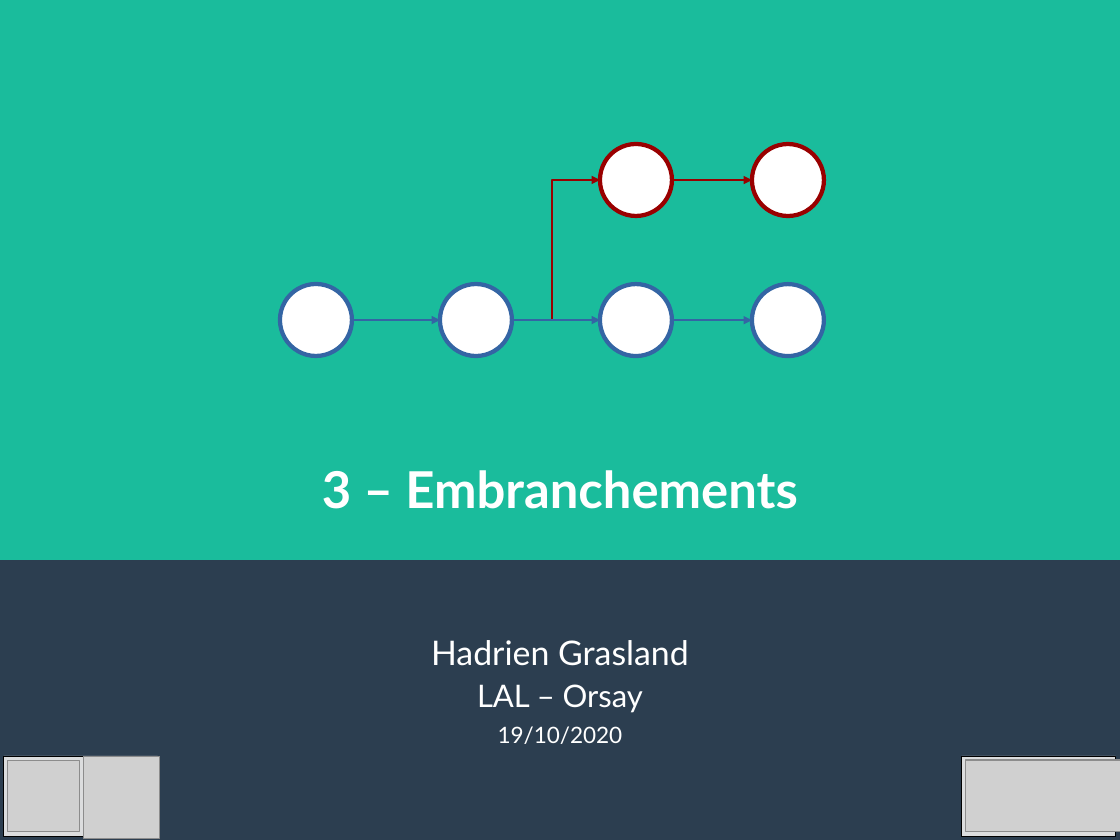
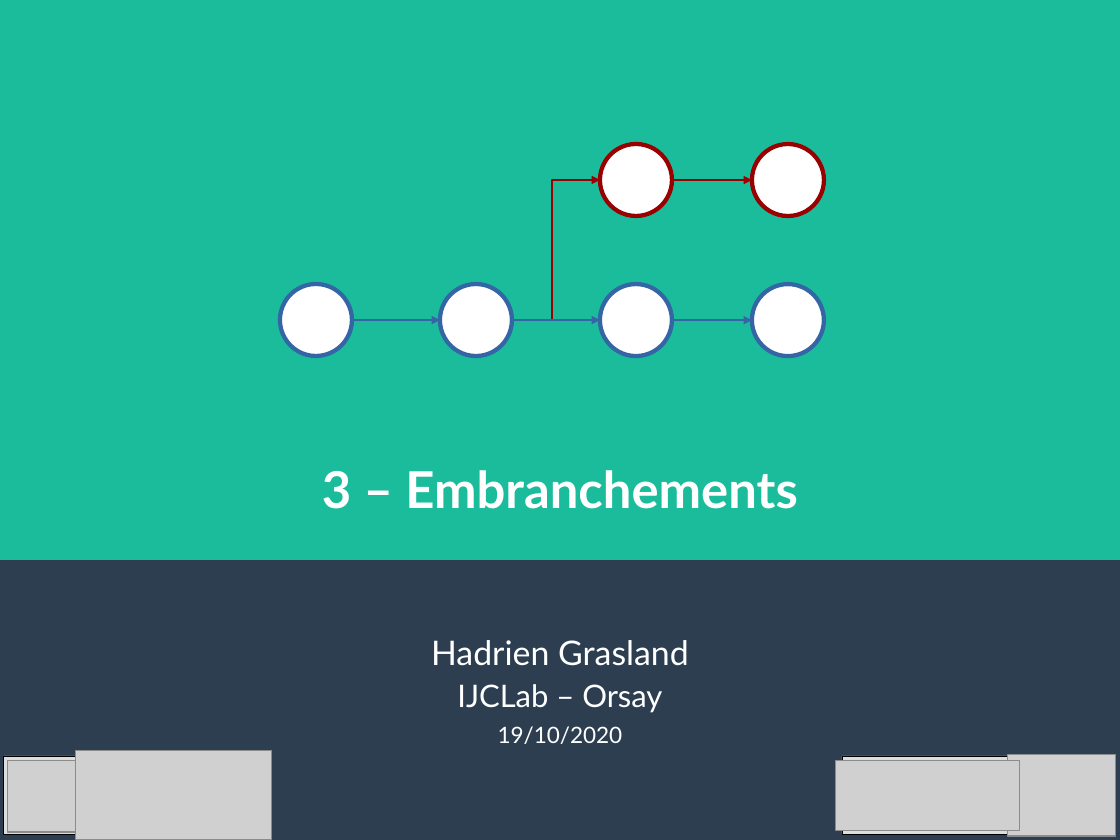
Before and after one commit to pushou/formation-git, a slide deck: slide 1 of 3-Branches.odp. Drawn at 1120x840 pixels with LibreOffice and Linux fonts; fonts in the diff are those of the drawing; grey boxes stand for pictures. Boxes give left, top, right and bottom in pixels: in the first picture for what was removed or moved away, otherwise in the second. Text is boxed around its words. In the diff, an @@ line names an element or a change of style, - is before the commit and + after.

```diff
--- a/3-Branches.odp
+++ b/3-Branches.odp
@@ subtitle at [457,684,662,713]: text changed @@
-LAL – Orsay
+IJCLab – Orsay
@@ rectangle: place and size @@
-rectangle at [4,756,159,836]
+rectangle at [4,756,262,834]
@@ picture: place and size @@
-picture at [83,756,160,838]
+picture at [76,751,272,839]
@@ picture added at [836,760,1020,830] @@
@@ rectangle: place and size @@
-rectangle at [962,756,1117,836]
+rectangle at [843,756,1117,834]
@@ picture: place and size @@
-picture at [967,760,1120,832]
+picture at [1008,755,1116,836]
```
Also in this commit, not shown: 22 other files.
